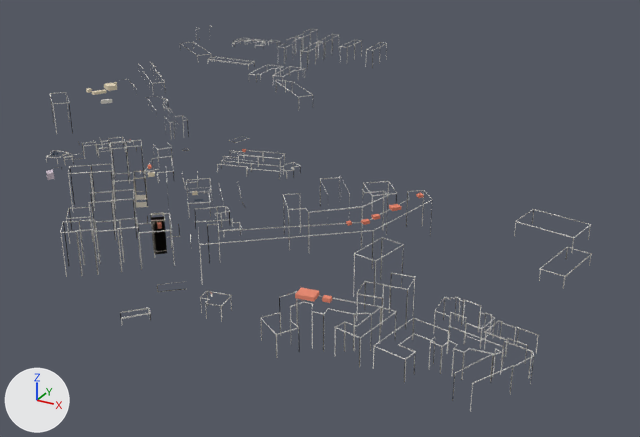
Before and after pictures for a commit that changed the glTF model public/tiles/oeste/d_2_1.glb.
Camera for both pictures: a 50 mm lens placed at (-4074.0, -1269.0, 305.0), pointed at (-4397.0, -682.0, 11.0). Lighting does not change. The marker at lower left points along +X, +Y and +Z. The picture after the commit comes second. Where no turn or scale is listed for an object, it has been applied to the vertices. Vertices at exactly the same position are counted once.

The scene before the commit, as lines of its bpy script (objects in view):
```python
me_detail = bpy.data.meshes.new('detail')
me_detail.from_pydata(...)  # 10243 vertices, 7982 faces; spans x -262.0..262.0, y -252.0..252.0, z -38.0..38.0
me_detail.materials.append(mat_detail)
ob_detail = bpy.data.objects.new('detail', me_detail)
ob_detail.location = (-4427.1, -670.4, 67.4)
```
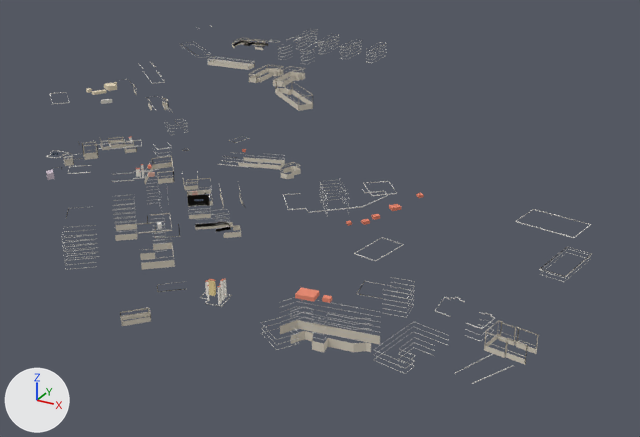
Where the newer file only moved an object's origin or applied its transform, the numbers keep the older frame.

What differs and where, as boxes (x1, y1, x2, y2) in the pictures (640 x 437 px):
```json
{"object": "detail", "change": "reshaped", "before": [46, 25, 592, 411], "after": [46, 25, 592, 384], "on screen": "7% shorter"}
{"part": 1, "of": "me_detail", "change": "added", "after": [540, 252, 591, 282]}
{"part": 2, "of": "me_detail", "change": "added", "after": [540, 249, 588, 278]}
{"part": 3, "of": "me_detail", "change": "added", "after": [208, 59, 254, 70]}
{"part": 4, "of": "me_detail", "change": "deleted", "before": [46, 28, 591, 411]}
{"part": 5, "of": "me_detail", "change": "built on", "before": [50, 29, 592, 383], "after": [50, 31, 539, 383]}
{"part": 6, "of": "me_detail", "change": "recoloured", "before": [79, 38, 538, 364], "after": [79, 38, 538, 364]}
```

The change, as JSON lines over the scene's bpy script:
```json
{"block": "me_detail", "where": "# used by ob_detail; location = (-4427.1, -670.4, 67.4)"}
{"op": "remove", "block": "me_detail", "code": "me_detail.from_pydata(...)  # 10243 vertices, 7982 faces; spans x -262.0..262.0, y -252.0..252.0, z -38.0..38.0"}
{"op": "add", "block": "me_detail", "code": "me_detail.from_pydata(...)  # 8793 vertices, 7124 faces; spans x -262.0..259.0, y -252.0..252.0, z -38.0..38.0"}
{"block": "me_detail", "change": "me_detail part 1: the loose piece of 16 vertices spanning x 236.0..258.0, y -107.0..-65.0, z -11.0 is copied, and the copy is moved by (0.0, 0.0, -4.0); it spans x 236.0..258.0, y -107.0..-65.0, z -15.0"}
{"block": "me_detail", "change": "me_detail part 2: the loose piece of 16 vertices spanning x 236.0..258.0, y -107.0..-65.0, z -11.0 is copied, and the copy is moved by (0.0, 0.0, -1.0); it spans x 236.0..258.0, y -107.0..-65.0, z -12.0"}
{"block": "me_detail", "change": "me_detail part 3: the loose piece of 16 vertices spanning x -183.0..-134.0, y 136.0..150.0, z 21.0 is copied, and the copy is scaled about its middle by (1, 1, 12.1), then moved by (0.0, 0.0, -4.0); it spans x -183.0..-134.0, y 136.0..150.0, z 15.0..18.0"}
{"block": "me_detail", "change": "me_detail part 4: 484 loose pieces with 3452 vertices, spanning x -251.0..262.0, y -248.0..233.0, z -38.0..37.0, are deleted"}
{"block": "me_detail", "change": "me_detail part 5: 140 vertices moved within x -262.0..256.0, y -239.0..230.0, z -29.0..34.0; 1653 vertices removed from x -262.0..262.0, y -239.0..252.0, z -38.0..38.0; 3591 vertices added at x -234.0..257.0, y -252.0..252.0, z -38.0..36.0"}
{"block": "me_detail", "change": "me_detail part 6: 1169 kept faces spanning x -220.0..257.0, y -252.0..252.0, z -34.0..38.0 get new vertex colours; the middle colour goes from white #eeece6 to pale yellow #d8d0c0"}
{"block": "me_detail", "change": "other edits to the shape of me_detail do not show in these pictures"}
```
